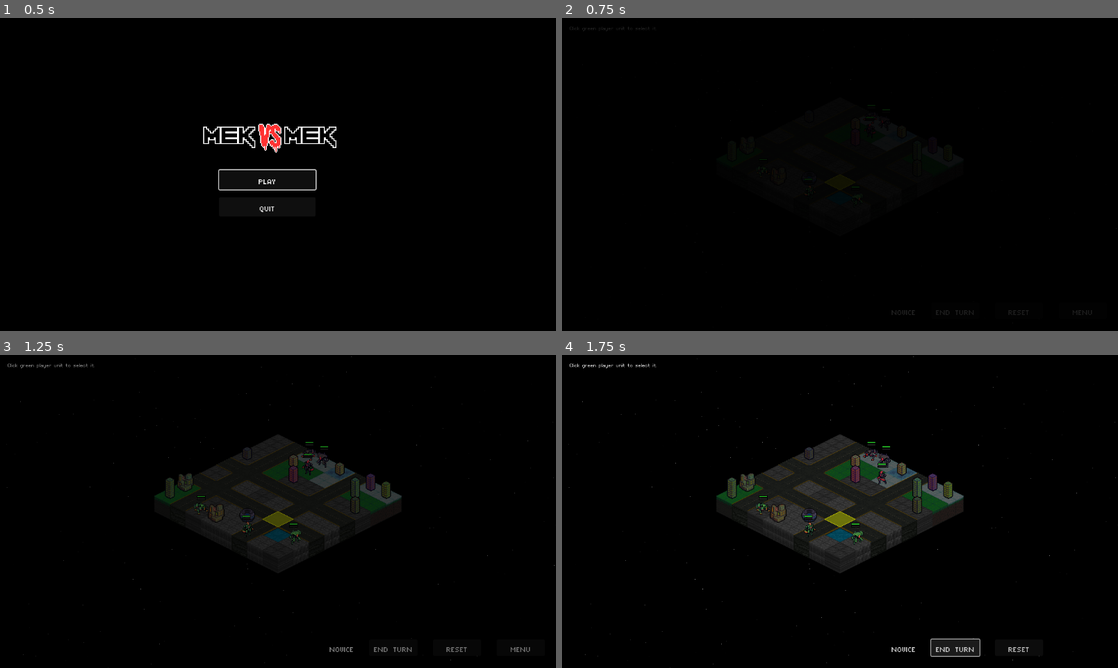
Above: before the commit, frames 1-4 (two rows, left to right).
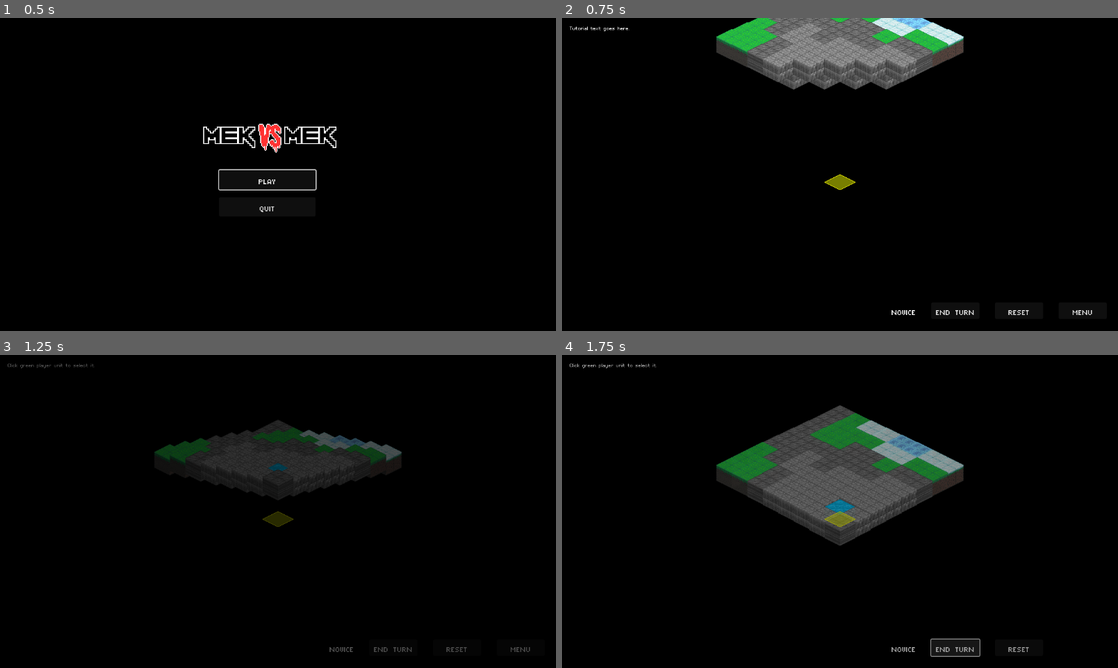
Above: after the commit, the same moments.

Repository: Tekknobot/Terrain
Game: Godot game, scene res://Scenes/TitleScreen.tscn
The game is run twice, just before and just after one commit, with the same random seed, the same clock (stepped at 60 frames per second) and the same inputs. Sound files missing from this copy of the repository are replaced by a short silence.
Inputs:
- Up to frame 1 (0.5 s): no input
- Up to frame 2 (0.75 s): click "PLAY" at 0.5 s
- Up to frame 3 (1.25 s): no input
- Up to frame 4 (1.75 s): click "END TURN" at 1.25 s

Frame 1 is identical in both runs. In frame 2, 8.3% of the frame differs, in the area x 1-100%, y 0-95%; in frame 3, 7.5%; in frame 4, 13%, in the area x 1-100%, y 0-100%.

Commit message:
Create map generation wave.

Diff:
--- a/Scenes/Main.tscn
+++ b/Scenes/Main.tscn
@@ -229,7 +229,8 @@
 
 [node name="BattleGrid" type="Node2D"]
 
-[node name="TileMap" type="TileMap" parent="." node_paths=PackedStringArray("map_details", "reset_button", "menu_button", "endturn_button", "ability_button")]
+[node name="TileMap" type="TileMap" parent="." node_paths=PackedStringArray("tilemap", "map_details", "reset_button", "menu_button", "endturn_button", "ability_button")]
+modulate = Color(1, 1, 1, 0)
 y_sort_enabled = true
 tile_set = SubResource("TileSet_k2046")
 format = 2
@@ -238,6 +239,7 @@
 script = ExtResource("1_juvca")
 grid_width = 8
 grid_height = 8
+tilemap = NodePath(".")
 player_units = Array[PackedScene]([ExtResource("9_cq62f"), ExtResource("10_ijfy0"), ExtResource("11_1jvt7"), ExtResource("23_7fl6f"), ExtResource("12_g6pgr"), ExtResource("24_2iw1l"), ExtResource("13_nlsfu"), ExtResource("14_usaop")])
 enemy_units = Array[PackedScene]([ExtResource("9_tx01l"), ExtResource("10_jnxcy"), ExtResource("11_kslvh"), ExtResource("28_ao3sm"), ExtResource("12_igjmq"), ExtResource("31_52wv1"), ExtResource("13_mmtes"), ExtResource("14_42888")])
 map_details = NodePath("../CanvasLayer/Control/HBoxContainer/MapDetails")
--- a/Scripts/TileMap.gd
+++ b/Scripts/TileMap.gd
@@ -15,6 +15,8 @@
 # ———————————————————————————————————————————————————————————————
 @export var grid_width: int = 10
 @export var grid_height: int = 20
+
+@export var tilemap : TileMap
 
 @export var water_threshold := -0.65
 @export var sandstone_threshold := -0.2
@@ -43,6 +45,15 @@
 @export var menu_button: Button
 @export var endturn_button: Button
 @export var ability_button: Button
+
+var tile_textures = {
+	6: preload("res://Sprites/Terrain/water-single.png"),
+	10: preload("res://Sprites/Terrain/sandstone.png"),
+	7: preload("res://Sprites/Terrain/dirt.png"),
+	8: preload("res://Sprites/Terrain/grass_default.png"),
+	9: preload("res://Sprites/Terrain/grass_snow.png"),
+	11: preload("res://Sprites/Terrain/ice-single.png"),
+}
 
 # ———————————————————————————————————————————————————————————————
 # SIGNALS
@@ -144,6 +155,7 @@
 
 var next_spawn_index := 0   # Tracks which index of `units[]` to take next.
 var input_locked: bool = false
+const DROP_OFFSET := 100.0  # how far above the target to start
 
 
 # ———————————————————————————————————————————————————————————————
@@ -165,7 +177,7 @@
 
 
 	if is_multiplayer_authority():
-		_generate_map()
+		await _generate_map()
 		call_deferred("_post_map_generation")
 	else:
 		clear_map()
@@ -250,17 +262,74 @@
 	print("Map cleared – waiting for host data.")
 
 func _generate_map():
+	_setup_camera()
+
 	if GameData.map_difficulty >= 6:
 		grid_width = 10
 		grid_height = 10
 
-	for x in range(grid_width):
-		for y in range(grid_height):
-			var n = noise.get_noise_2d(x, y)
-			var tile_id = _get_tile_id_from_noise(n)
-			set_cell(0, Vector2i(x, y), tile_id, Vector2i.ZERO)
+	var max_wave = grid_width + grid_height - 2
+	for wave in range(max_wave + 1):
+		for x in range(grid_width):
+			var y = wave - x
+			if y >= 0 and y < grid_height:
+				var n = noise.get_noise_2d(x, y)
+				var tile_id = _get_tile_id_from_noise(n)
+				_drop_tile(x, y, tile_id)
+		await get_tree().create_timer(0).timeout
+
 	_generate_roads()
 	map_details.text = difficulty_tiers[GameData.map_difficulty]
+
+	tilemap.modulate = Color(1, 1, 1, 0)
+
+func _drop_tile(x: int, y: int, tile_id: int) -> void:
+	# 1) Get the world‐space center of this cell
+	var world_center = tilemap.map_to_local(Vector2i(x, y)) + Vector2(32, 32) * 0.5
+	# 2) Convert to this Node2D’s local space
+	var local_center = to_local(world_center)
+
+	local_center.x -= 16
+	local_center.y -= 16
+
+	# 3) Spawn a Sprite2D three tiles above its final spot
+	var sprite = Sprite2D.new()
+	sprite.texture = tile_textures[tile_id]
+	sprite.position = local_center + Vector2(0, -Vector2(32, 32).y * 8)
+	get_tree().get_root().add_child(sprite)
+
+	# 4) Tween it down with a bounce‐out ease over 2 seconds
+	var tween = create_tween()
+	tween.tween_property(sprite, "position", local_center, 2) \
+		 .set_trans(Tween.TRANS_BOUNCE) \
+		 .set_ease(Tween.EASE_OUT)
+
+	# 5) When done, write the cell and free the sprite
+	var cb = Callable(self, "_on_drop_complete").bind(x, y, tile_id, sprite)
+	tween.finished.connect(cb)
+
+	# **Here’s the crucial bit**—actually write the cell into the TileMap:
+	# 5) Actually write the cell
+	tilemap.set_cell(0, Vector2i(x, y), tile_id, Vector2i.ZERO)
+
+	# 6) Fade the sprite’s alpha out before freeing
+	var fade_tween = create_tween()
+	fade_tween.tween_property(sprite, "modulate:a", 0.0, 4.2).set_trans(Tween.TRANS_QUAD).set_ease(Tween.EASE_IN)
+
+	# 7) When fade completes, free the sprite
+	await fade_tween.finished
+	sprite.queue_free()
+
+func fade_in_tilemap():
+	# 1) tween the alpha up to 1 over 2 seconds
+	var fade_tween = create_tween()
+	fade_tween.tween_property(tilemap, "modulate:a", 1.0, 0.8)
+
+	# 2) wait for it to finish before doing anything else
+	fade_tween.finished
+
+func _on_drop_complete(x: int, y: int, tile_id: int, sprite: Sprite2D) -> void:
+	pass
 
 func _get_tile_id_from_noise(n: float) -> int:
 	if n < water_threshold:
@@ -371,7 +440,6 @@
 
 	_spawn_teams()
 	spawn_structures()
-	_setup_camera()
 	update_astar_grid()
 
 	# ─── REASSIGN ALL SPECIALS STARTING AT unit_id=1 ────────────────────────
@@ -402,6 +470,9 @@
 		GameState.stored_unit_data      = export_unit_data()
 		GameState.stored_structure_data = export_structure_data()
 		broadcast_game_state()
+
+	await get_tree().create_timer(2).timeout
+	fade_in_tilemap()
 
 # Helper comparator:
 func _compare_by_unit_id(a, b) -> bool:
--- /dev/null
+++ b/Textures/tile_fade.gdshader
@@ -0,0 +1,11 @@
+shader_type canvas_item;
+
+// 0.0 = fully transparent, 1.0 = fully opaque
+uniform float progress : hint_range(0.0, 1.0);
+
+void fragment() {
+    // sample the map as usual
+    vec4 col = texture(TEXTURE, UV);
+    // apply uniform alpha
+    COLOR = vec4(col.rgb, col.a * progress);
+}
Binary file added: Sprites/Terrain/ice-single.png
Not shown, added: Sprites/Terrain/ice-single.png.import
Binary file added: Sprites/Terrain/water-single.png
Not shown, added: Sprites/Terrain/water-single.png.import
